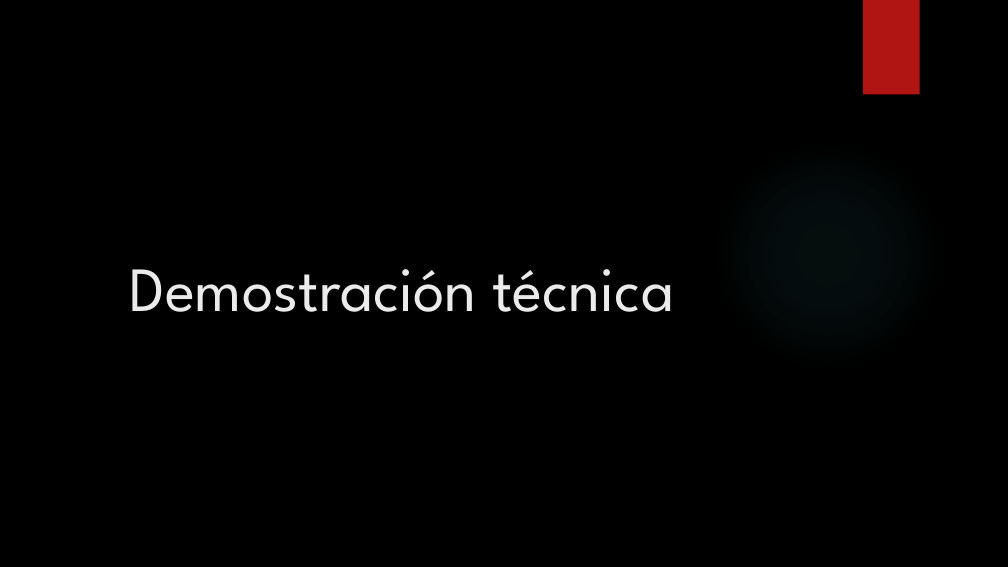
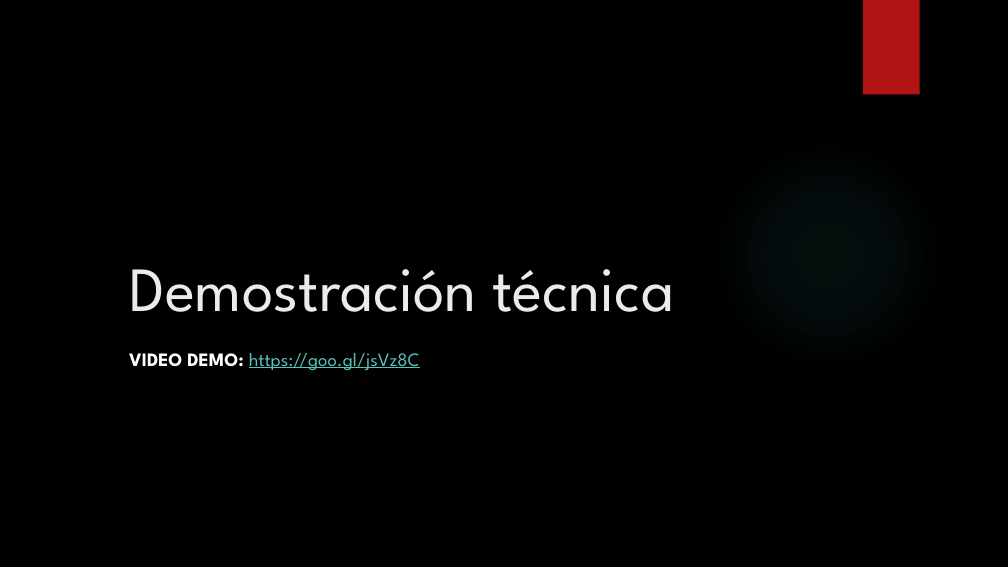
Before and after one commit to ecameroruiz/pgpi, a slide deck: slide 11 of presentacion/presentacion.pptx. Drawn at 1008x567 pixels with LibreOffice and Linux fonts; fonts in the diff are those of the drawing; background and template pictures are left out. Boxes give left, top, right and bottom in pixels: in the first picture for what was removed or moved away, otherwise in the second. Text is boxed around its words. In the diff, an @@ line names an element or a change of style, - is before the commit and + after.

Commit message:
enlace video demo

```diff
--- a/presentacion/presentacion.pptx
+++ b/presentacion/presentacion.pptx
@@ text added at (129,353,420,370), 18 pt, text #58C1BA, underline @@
+VIDEO DEMO: https://goo.gl/jsVz8C
```
Also in this commit, not shown: 1 other file.
